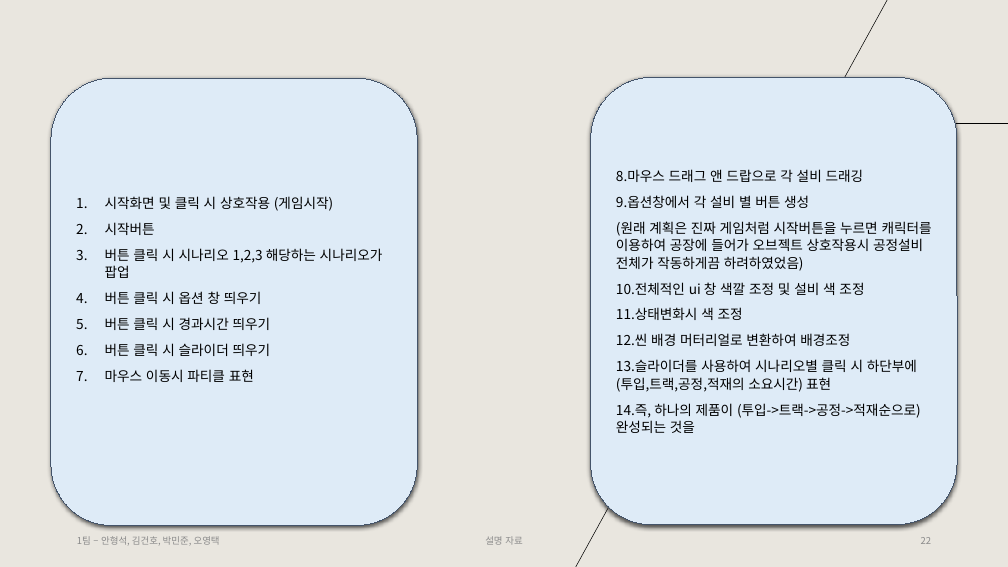
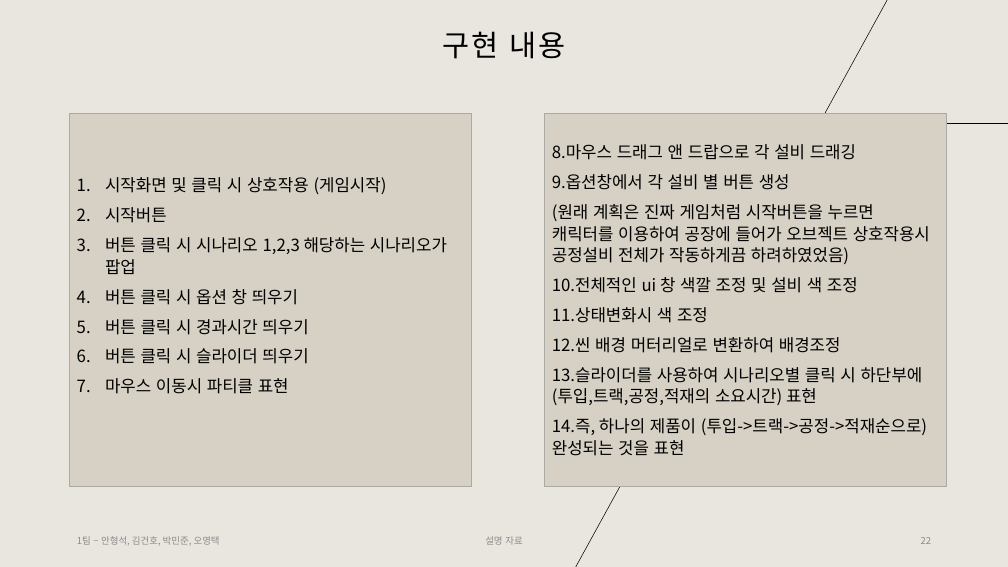
Before and after one commit to Tentailsahri/DT_FINAL_Project, a slide deck: slide 22 of 문서/시나리오에 따른 공정 시뮬레이션 발표 - 김건호.pptx. Drawn at 1008x567 pixels with LibreOffice and Linux fonts; fonts in the diff are those of the drawing. Boxes give left, top, right and bottom in pixels: in the first picture for what was removed or moved away, otherwise in the second. Text is boxed around its words. In the diff, an @@ line names an element or a change of style, - is before the commit and + after.

```diff
--- a/문서/시나리오에 따른 공정 시뮬레이션 발표 - 김건호.pptx
+++ b/문서/시나리오에 따른 공정 시뮬레이션 발표 - 김건호.pptx
@@ title added at (x1=443, y1=31, x2=566, y2=59), 28 pt, text #000000 @@
+구현 내용
@@ rectangle "시작화면 및 클릭 시 상호작용 ..." resized from (x1=51, y1=78, x2=417, y2=526) to (x1=70, y1=114, x2=472, y2=488) @@
@@ rectangle "시작화면 및 클릭 시 상호작용 ..." at (x1=70, y1=114, x2=472, y2=488): size 13 to 16 pt; rounded rectangle to rectangle; fill #DEEBF7 to #D6D1C4; outline #44546A 0.75 pt to #ACAAA5 1 pt; shadow off @@
@@ rectangle "8.마우스 드래그 앤 드랍으로 각 ..." resized from (x1=591, y1=77, x2=957, y2=525) to (x1=544, y1=114, x2=947, y2=488) @@
@@ rectangle "8.마우스 드래그 앤 드랍으로 각 ..." at (x1=544, y1=114, x2=947, y2=488): rounded rectangle to rectangle; fill #DEEBF7 to #D6D1C4; outline #44546A 0.75 pt to #ACAAA5 1 pt; shadow off @@
@@ text in rectangle at (x1=552, y1=144, x2=930, y2=405): size 13 to 16 pt in "8.마우스 드래그 앤 드랍으로 각 설비 드래깅", "9.옵션창에서 각 설비 별 버튼 생성", "(원래 계획은 진짜 게임처럼 시작버튼을 누르면 캐릭터를 ...", "10.전체적인 ui 창 색깔 조정 및 설비 ..." and 3 more places @@
@@ text in rectangle at (x1=552, y1=418, x2=927, y2=456): text changed; size 13 to 16 pt @@
-14.즉, 하나의 제품이 (투입->트랙->공정->적재순으로) 완성되는 것을
+14.즉, 하나의 제품이 (투입->트랙->공정->적재순으로) 완성되는 것을 표현
```
Also in this commit, not shown: 10 other slides changed, 1 slide added.
